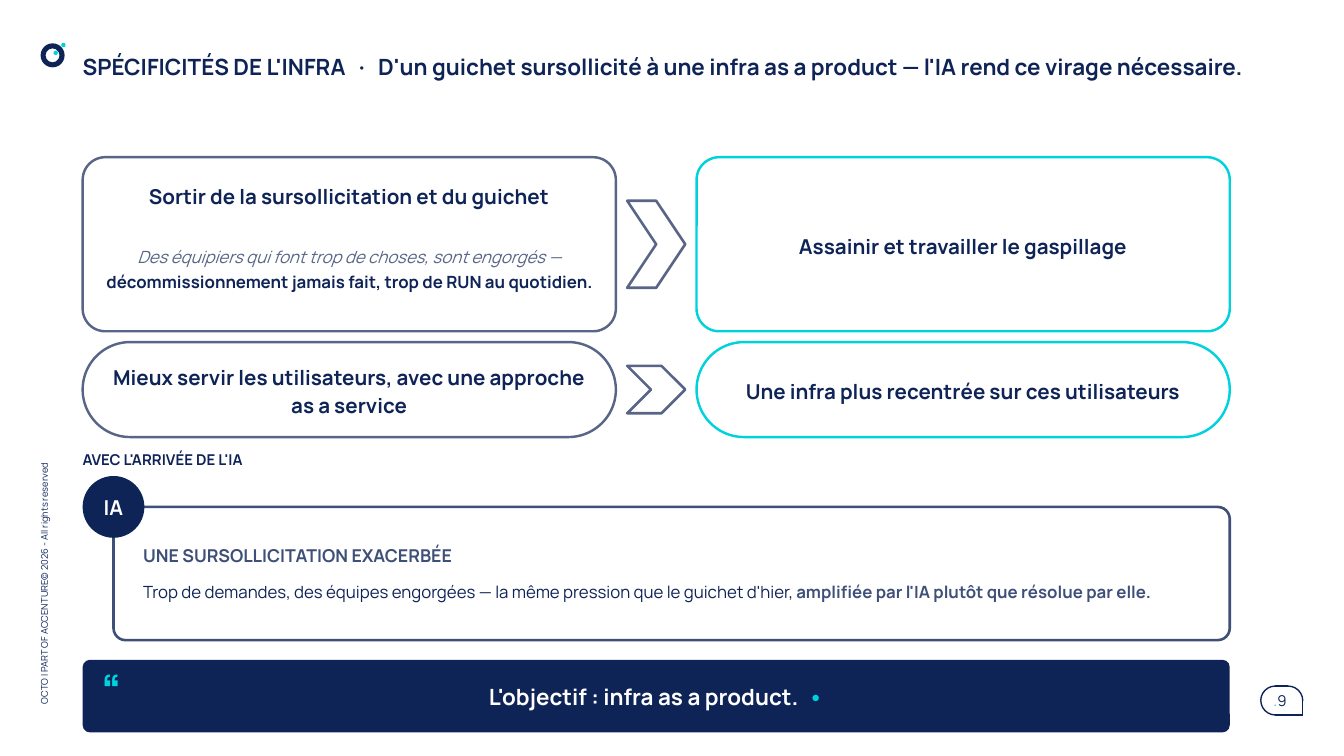
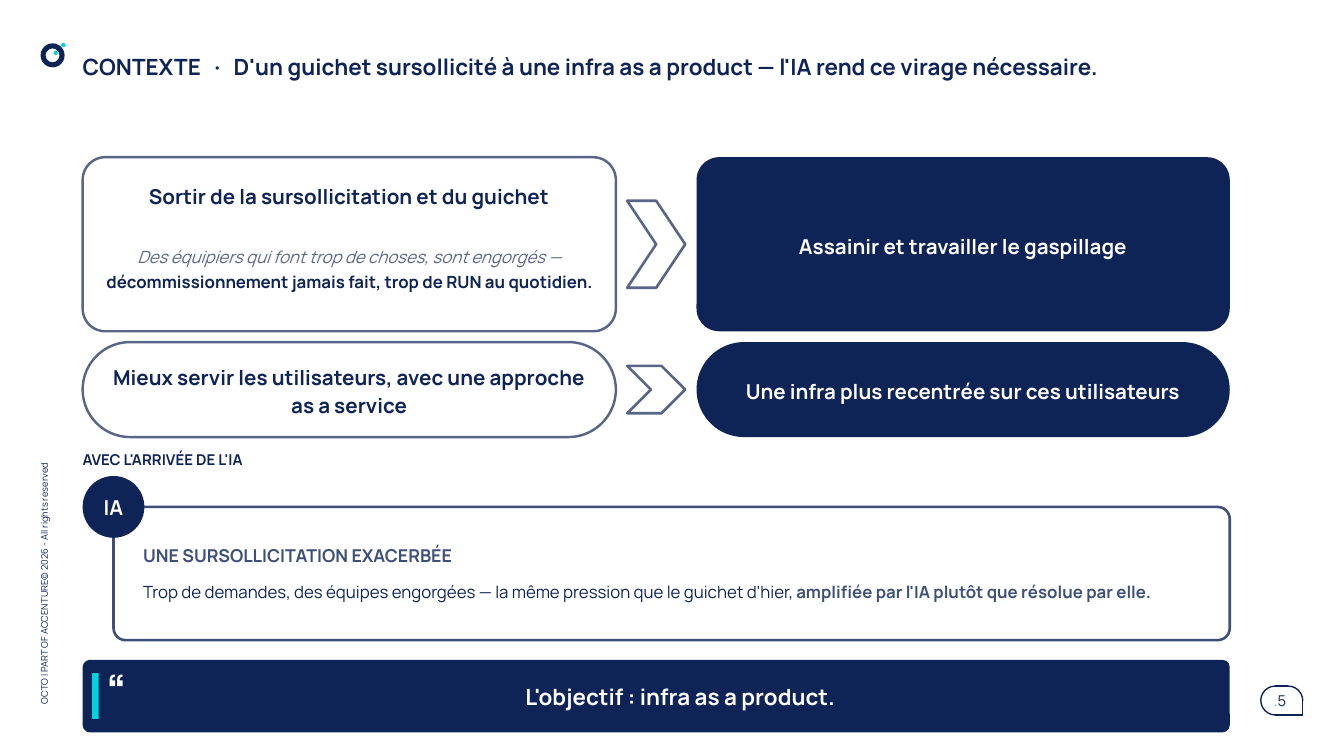
Before and after one commit to claudecamus-dot/Vscode3, a slide deck: slide 5 of docs/cadrage-ppt/bmad-iap-cadrage-synthese.pptx (slide 9 before the commit). Drawn at 1344x756 pixels with LibreOffice and Linux fonts; fonts in the diff are those of the drawing. Boxes give left, top, right and bottom in pixels: in the first picture for what was removed or moved away, otherwise in the second. Text is boxed around its words. In the diff, an @@ line names an element or a change of style, - is before the commit and + after.

```diff
--- a/docs/cadrage-ppt/bmad-iap-cadrage-synthese.pptx
+++ b/docs/cadrage-ppt/bmad-iap-cadrage-synthese.pptx
@@ title at (83,57,1097,81): text changed @@
-SPÉCIFICITÉS DE L'INFRA · D'un guichet sursollicité à une infra as a product — l'IA rend ce virage nécessaire.
+CONTEXTE · D'un guichet sursollicité à une infra as a product — l'IA rend ce virage nécessaire.
@@ rounded rectangle at (696,157,1230,332): fill #FFFFFF to #0E2356; outline #00D2DD 1.3 pt to none @@
@@ text "Assainir et travailler le gaspillage" at (799,239,1126,260): text colour #0E2356 to #FFFFFF @@
@@ rounded rectangle at (696,343,1230,438): fill #FFFFFF to #0E2356; outline #00D2DD 1.3 pt to none @@
@@ text "Une infra plus recentrée sur ..." at (746,382,1180,404): text colour #0E2356 to #FFFFFF @@
@@ rectangle added at (93,673,99,719), fill #00D2DD @@
@@ text "“" at (106,663,160,716): text colour #00D2DD to #FFFFFF @@
@@ text at (525,688,834,711): text changed @@
-L'objectif : infra as a product. •
+L'objectif : infra as a product.
@@ page number at (1274,695,1286,707): text changed @@
-.9
+.5
```
Also in this commit, not shown: 23 other slides changed, 8 slides added, 15 slides removed, 2 other files.
